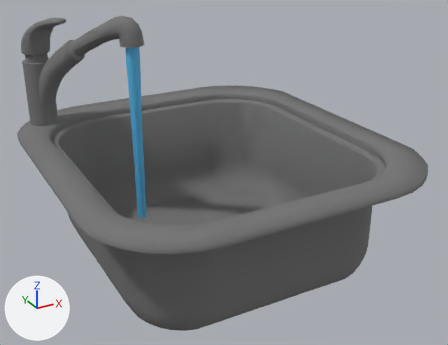
A saved change to the FBX model care-up/Assets/Resources/Models/Sink_active.fbx.
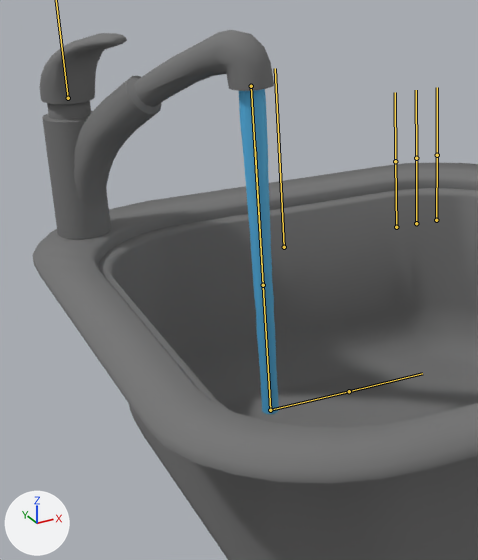
Each version appears first whole from a camera (50 mm lens) standing at (-0.327, -0.828, 0.317) and looking at (0.082, -0.083, -0.055), and next in a close-up on the part from 0% to 56% of the width and 0% to 85% of the height. Every picture has the same lights, and +X, +Y and +Z are marked at lower left. The bones that bend it are drawn over the model as lines in the close-ups.

In view in the first close-up: 'Circle', 'Tap.001'.
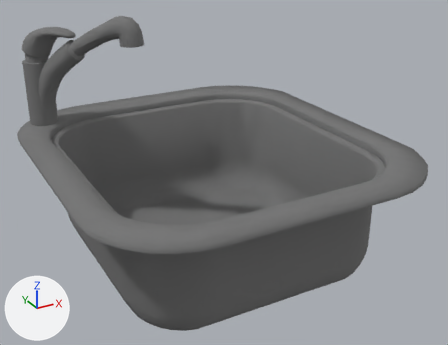
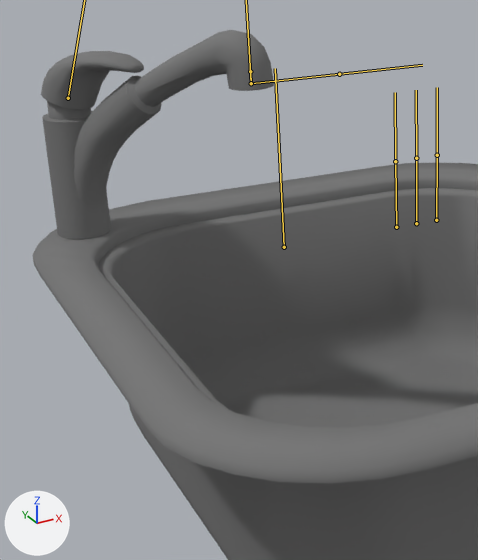
The newer file adds an action. The first version stands in its rest pose; the second is drawn at frame 1 of the action 'Armature|sink_open2_1_L_Lib.001'.

Boxes (x1, y1, x2, y2) around the edits, measured in the close-ups (478 x 560 px):
'Tap.001', posed
    both: (33, 30, 478, 560)
'Circle', posed (not visible afterwards)
    before: (239, 89, 279, 414)
bone 'water', root to tip
    before: (251, 86) to (270, 410)
    after: (250, 71) to (251, 83)

The change in detail:
Bone 'cr' (bone_cr) turns from (0, 0, 0) to (-18, 0, 0) degrees about its own x, y and z.
Bone 'water' (bone_water) moves from (0.0, 0.0, 0.0) to (0.0, -0.011, 0.0).
Bone 'water' (bone_water) is rescaled from (1.0, 1.0, 1.0) to (1.0, 0.03, 1.0).
